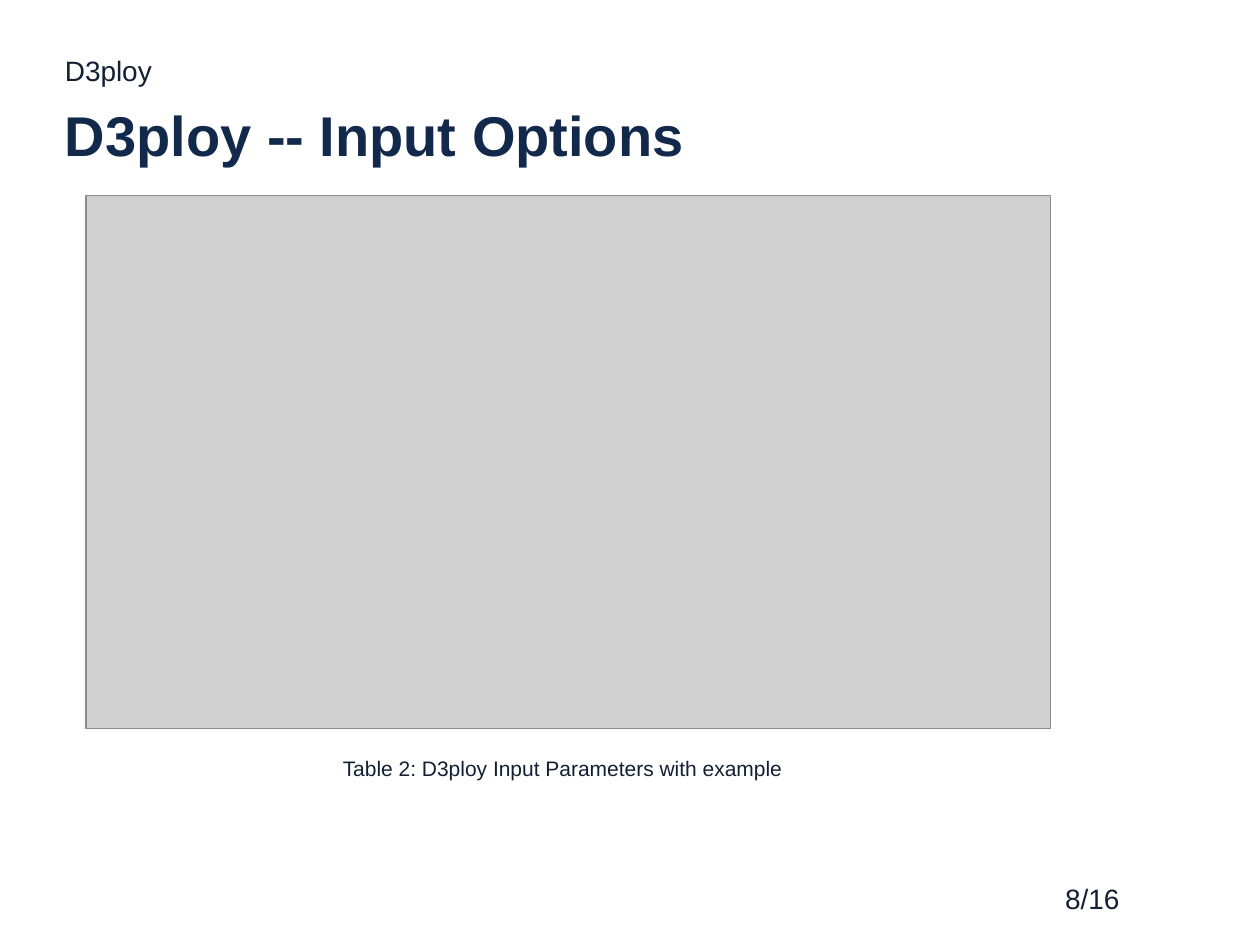
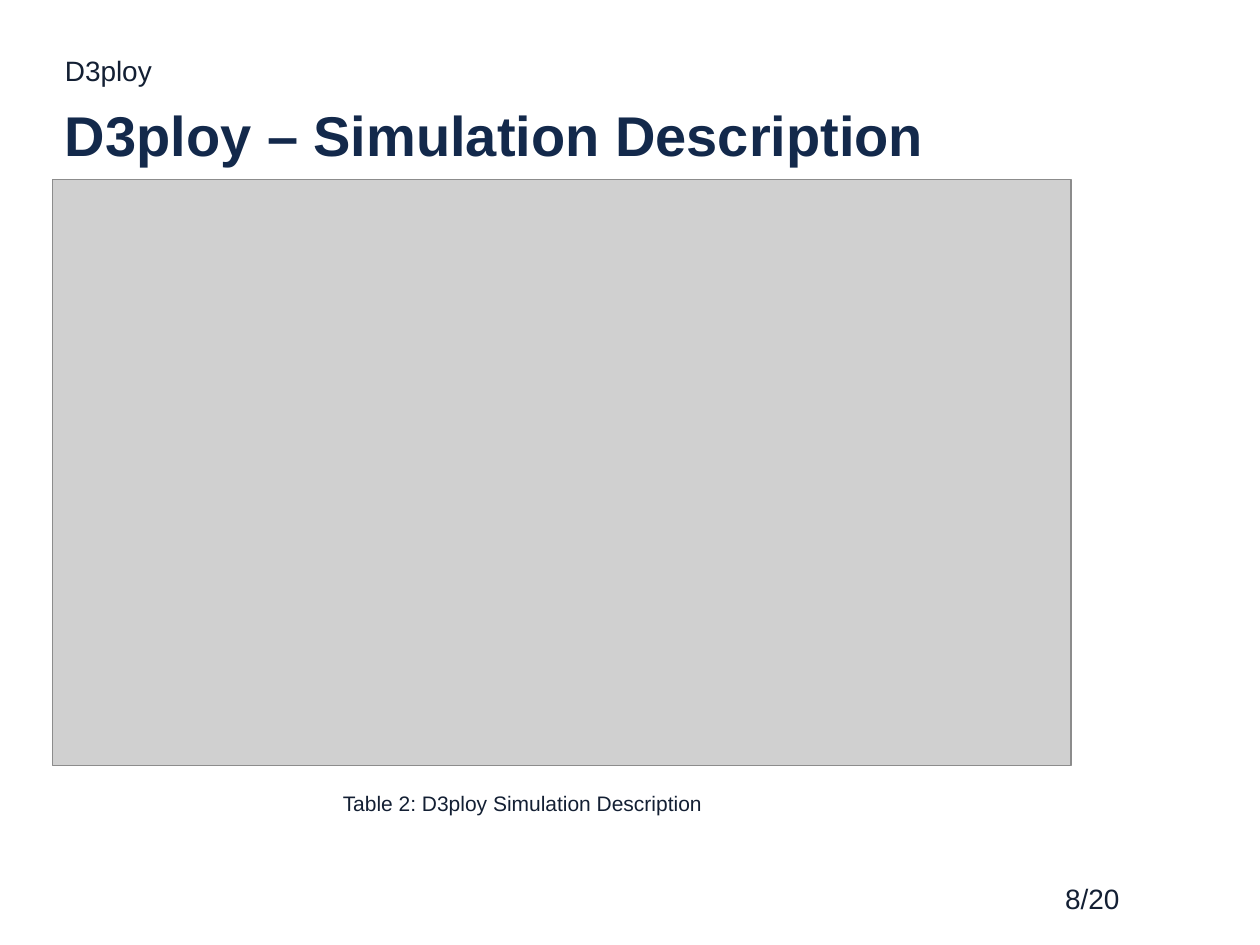
Before and after one commit to gwenchee/2019-chee-twofcs, a slide deck: slide 8 of pres/2019-chee-twofcs-pres.pptx. Drawn at 1260x945 pixels with LibreOffice and Linux fonts; fonts in the diff are those of the drawing; grey boxes stand for pictures; background and template pictures are left out. Boxes give left, top, right and bottom in pixels: in the first picture for what was removed or moved away, otherwise in the second. Text is boxed around its words. In the diff, an @@ line names an element or a change of style, - is before the commit and + after.

```diff
--- a/pres/2019-chee-twofcs-pres.pptx
+++ b/pres/2019-chee-twofcs-pres.pptx
@@ title at bbox=[65, 115, 923, 167]: text changed @@
-D3ploy -- Input Options
+D3ploy – Simulation Description
@@ picture: place and size @@
-picture at bbox=[86, 195, 1050, 728]
+picture at bbox=[53, 179, 1071, 765]
@@ text at bbox=[343, 795, 702, 816]: text changed @@
-Table 2: D3ploy Input Parameters with example
+Table 2: D3ploy Simulation Description
@@ page number at bbox=[1065, 888, 1119, 910]: text changed @@
-8/16
+8/20
```
Also in this commit, not shown: 9 other slides changed, 5 slides added, 1 slide removed.
